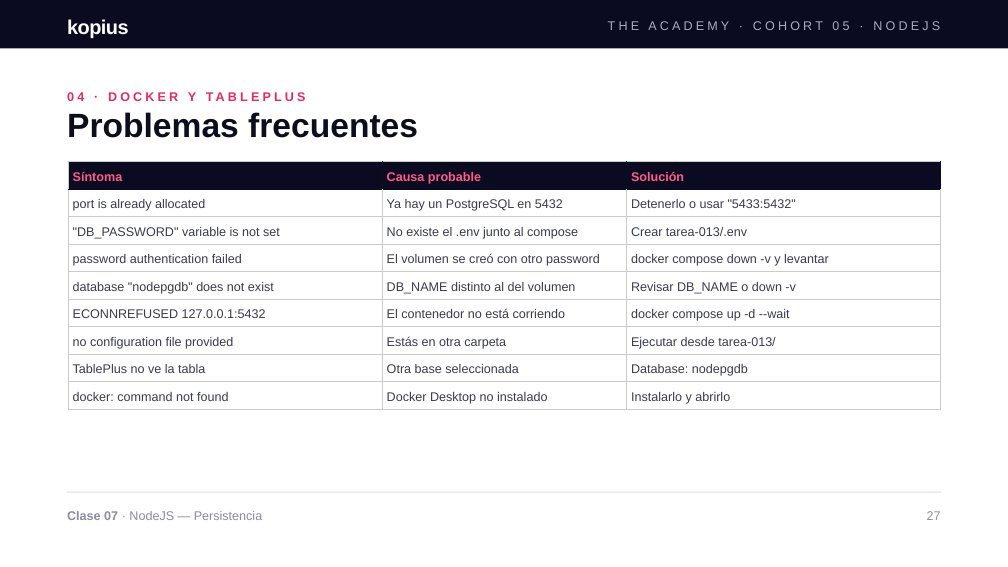
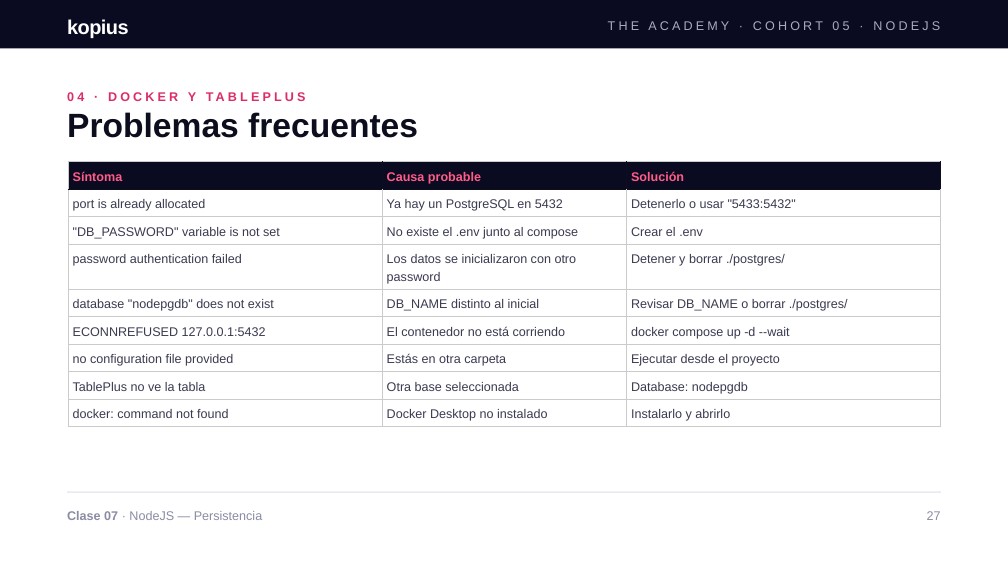
Before and after one commit to aduartekopiustech/node-fullstack-clase-07, a slide deck: slide 27 of docs/Clase_7_de_NodeJS.pptx. Drawn at 1008x567 pixels with LibreOffice and Linux fonts; fonts in the diff are those of the drawing. Boxes give left, top, right and bottom in pixels: in the first picture for what was removed or moved away, otherwise in the second. Text is boxed around its words. In the diff, an @@ line names an element or a change of style, - is before the commit and + after.

```diff
--- a/docs/Clase_7_de_NodeJS.pptx
+++ b/docs/Clase_7_de_NodeJS.pptx
@@ table at (68, 162, 941, 427) @@
-row 3, column 3: Crear tarea-013/.env
+row 3, column 3: Crear el .env
-row 4, column 2: El volumen se creó con otro password
+row 4, column 2: Los datos se inicializaron con otro password
-row 4, column 3: docker compose down -v y levantar
+row 4, column 3: Detener y borrar ./postgres/
-row 5, column 2: DB_NAME distinto al del volumen
+row 5, column 2: DB_NAME distinto al inicial
-row 5, column 3: Revisar DB_NAME o down -v
+row 5, column 3: Revisar DB_NAME o borrar ./postgres/
-row 7, column 3: Ejecutar desde tarea-013/
+row 7, column 3: Ejecutar desde el proyecto
```
Also in this commit, not shown: 16 other slides changed, 6 slides added, 1 slide removed.
